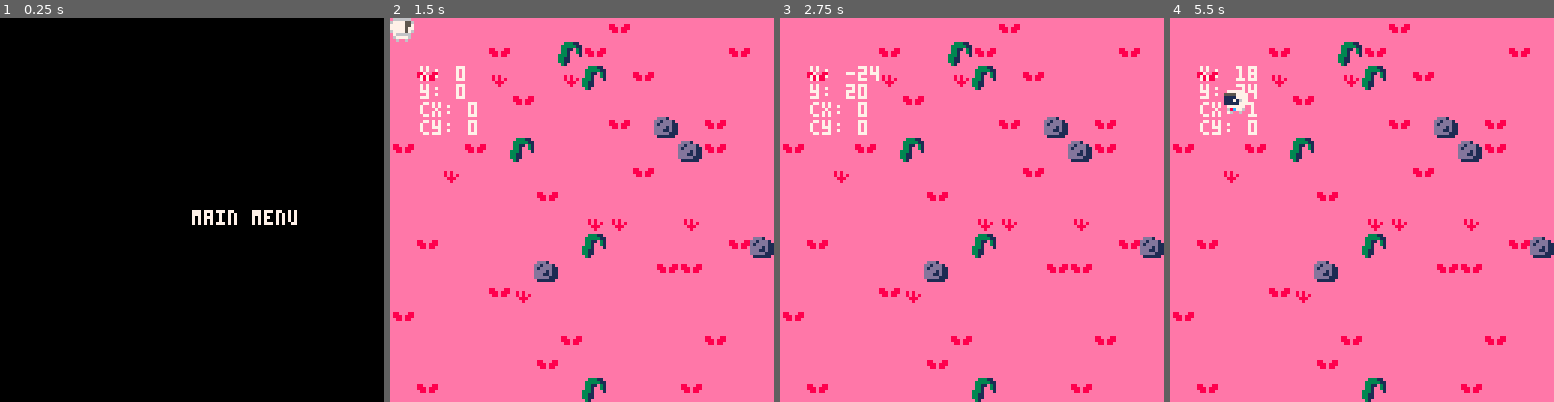
Above: before the commit, frames 1-4 (left to right).
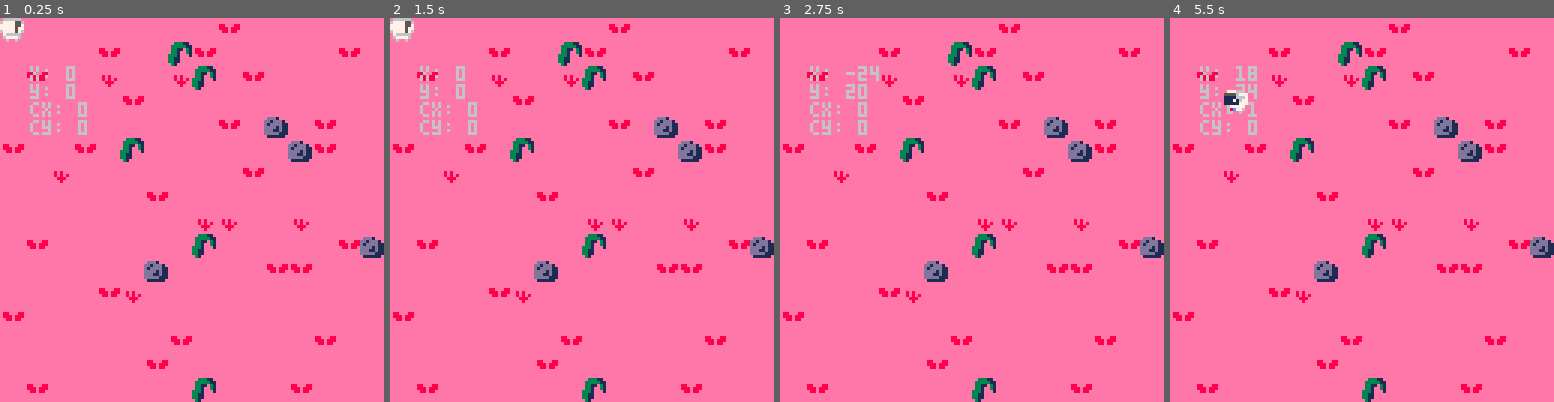
Above: after the commit, the same moments.

Repository: ARKANYOTA/ludumdare47
Game: PICO-8 cartridge arkanv1.p8
Same seed, same stepped clock (60 frames per second), same inputs: the game is played once before the commit and once after it.
Inputs:
- Up to frame 1 (0.25 s): no input
- Up to frame 2 (1.5 s): tap O (Z key) at 0.33, 0.7, 1.43 s; tap X (X key) at 1.07 s
- Up to frame 3 (2.75 s): hold Left 1.97-2.37 s; tap X (X key) at 2.07, 2.4, 2.73 s; tap O (Z key) at 2.22 s; hold Down from 2.42 s (still down)
- Up to frame 4 (5.5 s): release Down at 2.82 s; hold Right 2.87-3.53 s; tap X (X key) every 0.33 s from 3.07 to 5.4 s; tap O (Z key) at 3.1, 3.98, 4.87 s; hold Up 3.58-4.08 s; hold Right 4.13-4.53 s; hold Down 4.58-5.08 s; hold Left from 5.13 s (still down)

The runs differ from the first frame. In frame 1, 100% of the frame differs, in the area x 0-100%, y 0-100%; in frame 2, 0.7%; in frame 3, 0.8%; in frame 4, 0.8%.

Commit message:
debug mode no menu

Diff:
--- a/arkanv1.p8
+++ b/arkanv1.p8
@@ -23,7 +23,7 @@
 --update
 function _update60()
 	--movement
-	if menu then
+	if menu and not bdebug then
 		if mid(1,btnp(),63)==btnp()then
 			menu=false
 		end
@@ -69,7 +69,7 @@
 --draw
 function _draw()
 	cls()
-	if menu then
+	if menu and not bdebug  then
 		print("main menu",64,64,7)
 	else
 		map(0,0)
